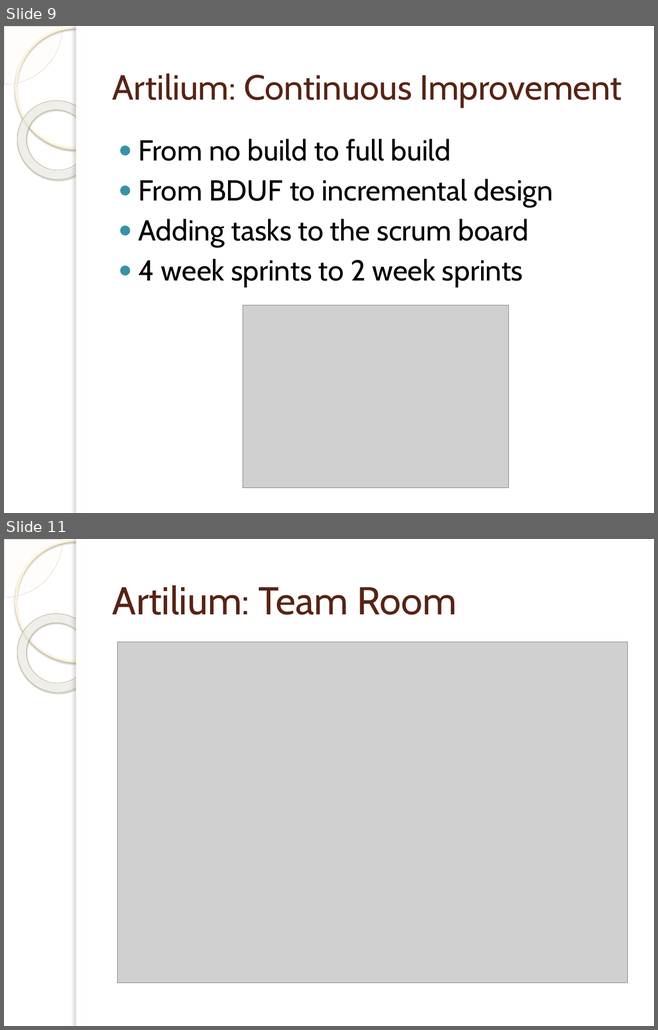
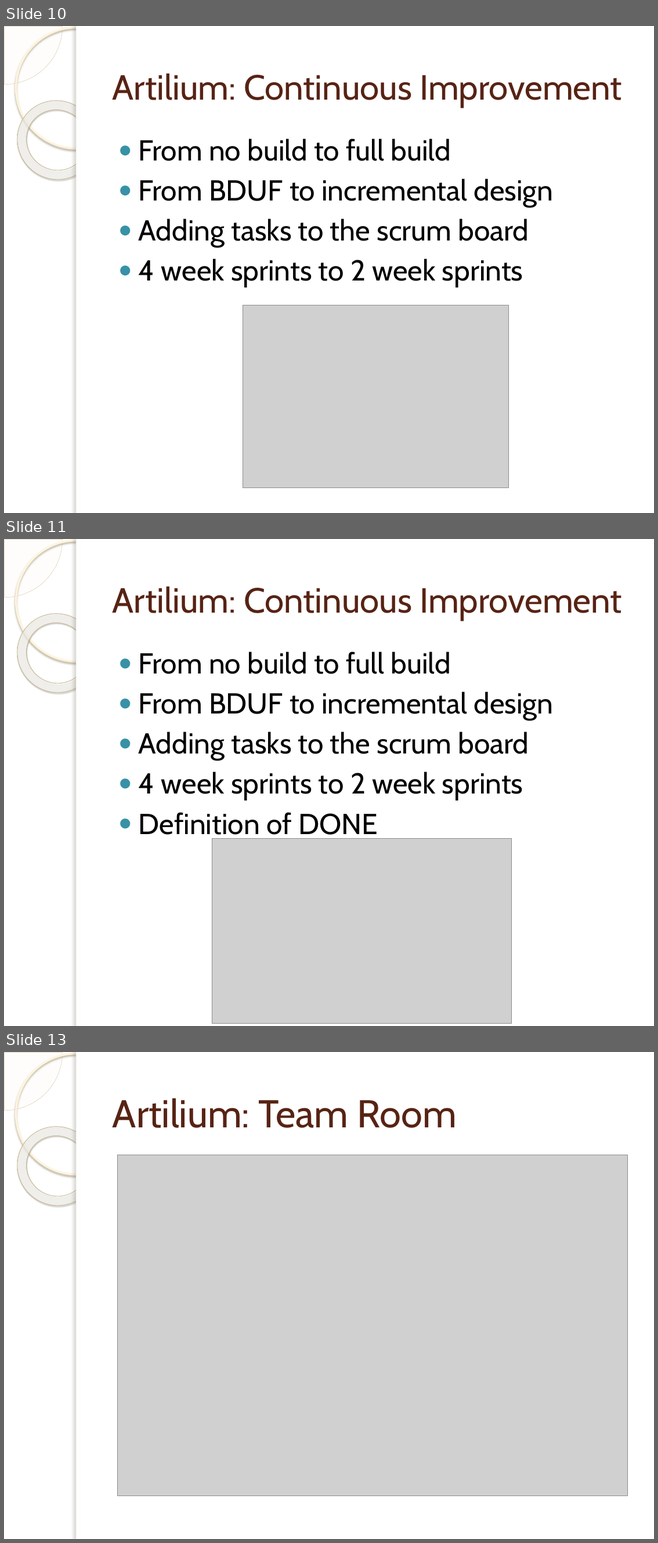
Before and after one commit to michelgrootjans/foresee, a slide deck: Agile.net/Artilium.pptx. Shown one above the other, each under a label of ours: slides 9 and 11 before the commit, slides 10, 11 and 13 after it; the slides between them are not shown. The pictures are 658x1030 and 658x1543 pixels, drawn with LibreOffice and Linux fonts; fonts in the diff are those of the drawing; grey boxes stand for pictures; background and template pictures are left out. Boxes give left, top, right and bottom in pixels: in the first picture for what was removed or moved away, otherwise in the second. Text is boxed around its words. In the diff, an @@ line names an element or a change of style, - is before the commit and + after.

```diff
--- a/Agile.net/Artilium.pptx
+++ b/Agile.net/Artilium.pptx
@@ slide 11 added at bbox=[4, 539, 654, 1026], background picture (left out); not listed: 5 template elements that a slide beside it also shows @@
@@ title added at bbox=[112, 587, 622, 621], 38.7 pt, text #572314 @@
+Artilium: Continuous Improvement
@@ text added at bbox=[139, 652, 553, 840], 32 pt, text #000000 @@
+● From no build to full build
+● From BDUF to incremental design
+● Adding tasks to the scrum board
+● 4 week sprints to 2 week sprints
+● Definition of DONE
@@ picture added at bbox=[212, 838, 511, 1024] @@
@@ what was slide 9 is now slide 10 @@
@@ what was slide 11 is now slide 13 @@
```
Also in this commit, not shown: 1 slide changed, 1 other slide added.
